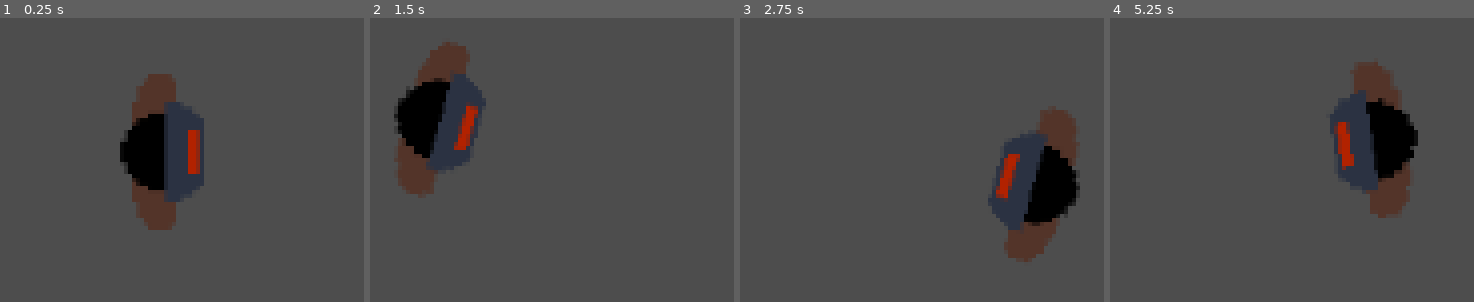
Above: before the commit, frames 1-4 (left to right).
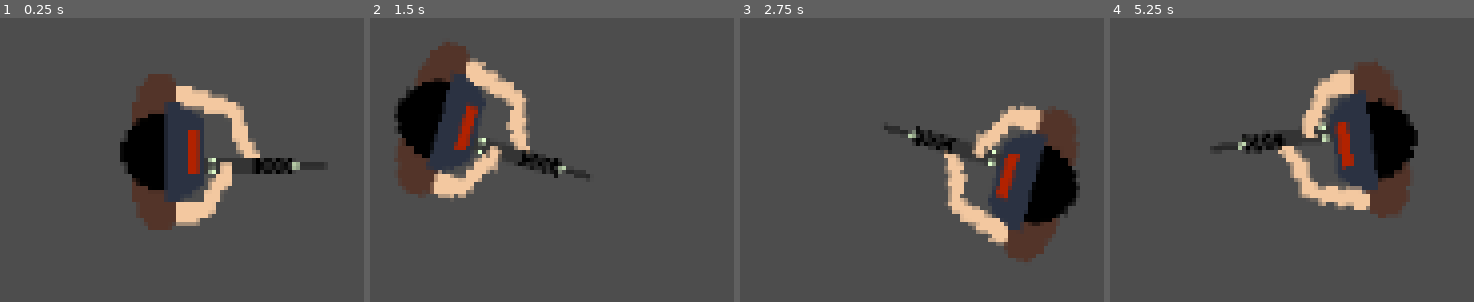
Above: after the commit, the same moments.

Repository: sparkworm/CookieJam
Game: Godot game, scene res://scenes/levels/level.tscn
The game is run twice, just before and just after one commit, with the same random seed, the same clock (stepped at 60 frames per second) and the same inputs. This scene is started directly instead of the project's main scene.
Inputs (mouse positions are in pixels of both pictures, inside the frame that each line leads up to):
- Up to frame 1 (0.25 s): no input
- Up to frame 2 (1.5 s): tap Enter at 0.5 s; move the mouse to (outside the picture) at 0.52 s; hold W (move_up) from 0.53 s (still down); tap Space at 1.25 s; move the mouse to (outside the picture) at 1.27 s
- Up to frame 3 (2.75 s): tap Enter at 2 s; move the mouse to (outside the picture) at 2.02 s; release W (move_up) at 2.03 s; hold A (move_left) from 2.03 s (still down)
- Up to frame 4 (5.25 s): tap Space at 2.75, 4.25 s; move the mouse to (1452, 151) at 2.77 s; tap Enter at 3.5 s; move the mouse to (outside the picture) at 3.52 s; release A (move_left) at 3.53 s; hold S (move_down) 3.53-4.28 s; move the mouse to (outside the picture) at 4.27 s; hold D (move_right) 4.28-5.03 s; move the mouse to (outside the picture) at 5.02 s; hold W (move_up) from 5.03 s (still down)

The runs differ from the first frame. In frame 1, 4.9% of the frame differs, in the area x 48-90%, y 23-74%; in frame 2, 4.8%; in frame 3, 4.8%; in frame 4, 4.9%.

Commit message:
Added basic rifle sprite to game.

Diff:
--- a/scenes/characters/player.tscn
+++ b/scenes/characters/player.tscn
@@ -4,8 +4,10 @@
 [ext_resource type="PackedScene" uid="uid://dqmunjlmebvy8" path="res://scenes/components/velocity_component.tscn" id="2_76oj4"]
 [ext_resource type="Texture2D" uid="uid://bbbta28cgcgqw" path="res://textures/character/body.png" id="3_kqtwu"]
 [ext_resource type="Texture2D" uid="uid://dbseooyx5kmiw" path="res://textures/generic_shapes/circle7.png" id="4_6eyoc"]
+[ext_resource type="Texture2D" uid="uid://04e5h5usm15y" path="res://textures/character/arms_bad.png" id="4_eojnx"]
 [ext_resource type="Texture2D" uid="uid://bshh8olfoq7nd" path="res://textures/character/player_mask.png" id="5_eojnx"]
 [ext_resource type="Texture2D" uid="uid://bwwyrg1w4tipt" path="res://textures/character/visor.png" id="6_qgnko"]
+[ext_resource type="PackedScene" uid="uid://b1nr6m4yn5dmy" path="res://scenes/weapons/rifle.tscn" id="7_6eyoc"]
 
 [sub_resource type="CircleShape2D" id="CircleShape2D_yewv4"]
 radius = 14.142136
@@ -24,9 +26,17 @@
 accel = 750.0
 decel = 400.0
 
+[node name="Rifle" parent="." unique_id=1096367988 instance=ExtResource("7_6eyoc")]
+position = Vector2(8, 3)
+rotation = 1.5707964
+
 [node name="Body" type="Node2D" parent="." unique_id=1423505968]
 position = Vector2(-3, 0)
 rotation = 1.5707964
+
+[node name="Arms" type="Sprite2D" parent="Body" unique_id=83329479]
+self_modulate = Color(0.9529412, 0.78431374, 0.627451, 1)
+texture = ExtResource("4_eojnx")
 
 [node name="Body" type="Sprite2D" parent="Body" unique_id=627173134]
 self_modulate = Color(0.3254902, 0.20392157, 0.16078432, 1)
--- /dev/null
+++ b/scenes/weapons/rifle.tscn
@@ -0,0 +1,30 @@
+[gd_scene format=3 uid="uid://b1nr6m4yn5dmy"]
+
+[ext_resource type="PackedScene" uid="uid://qfspm0e66qq4" path="res://scenes/weapons/weapon.tscn" id="1_6kub0"]
+[ext_resource type="Texture2D" uid="uid://dsggg3dvjf6j5" path="res://textures/weapon/stock.png" id="2_s04ql"]
+[ext_resource type="Texture2D" uid="uid://bs513tqrtc76i" path="res://textures/weapon/barrel.png" id="3_yjk07"]
+[ext_resource type="Texture2D" uid="uid://bfmoaqfn08eb3" path="res://textures/weapon/rifle_body.png" id="4_k631g"]
+[ext_resource type="Texture2D" uid="uid://cgt2xl4w3kghr" path="res://textures/weapon/rifle_grid.png" id="5_qn60d"]
+[ext_resource type="Texture2D" uid="uid://4xjjg1cw0ppe" path="res://textures/weapon/rifle_sights.png" id="6_byoic"]
+
+[node name="Rifle" unique_id=1096367988 instance=ExtResource("1_6kub0")]
+
+[node name="Stock" type="Sprite2D" parent="." index="0" unique_id=2056013150]
+self_modulate = Color(0.15127608, 0.15127608, 0.15127608, 1)
+texture = ExtResource("2_s04ql")
+
+[node name="Barrel" type="Sprite2D" parent="." index="1" unique_id=45906197]
+self_modulate = Color(0.15487596, 0.154876, 0.15487596, 1)
+texture = ExtResource("3_yjk07")
+
+[node name="Body" type="Sprite2D" parent="." index="2" unique_id=366546264]
+self_modulate = Color(0.20511743, 0.20511743, 0.20511743, 1)
+texture = ExtResource("4_k631g")
+
+[node name="Grid" type="Sprite2D" parent="." index="3" unique_id=1322553824]
+self_modulate = Color(0, 0, 0, 1)
+texture = ExtResource("5_qn60d")
+
+[node name="Sights" type="Sprite2D" parent="." index="4" unique_id=1836898827]
+self_modulate = Color(0.88668406, 1, 0.8033046, 1)
+texture = ExtResource("6_byoic")
--- /dev/null
+++ b/scenes/weapons/weapon.gd
@@ -0,0 +1,2 @@
+class_name Weapon
+extends Node2D
--- /dev/null
+++ b/scenes/weapons/weapon.tscn
@@ -0,0 +1,6 @@
+[gd_scene format=3 uid="uid://qfspm0e66qq4"]
+
+[ext_resource type="Script" uid="uid://oivr6eqamodk" path="res://scenes/weapons/weapon.gd" id="1_nqevj"]
+
+[node name="Weapon" type="Node2D" unique_id=1096367988]
+script = ExtResource("1_nqevj")
Not shown, added: scenes/weapons/weapon.gd.uid
Binary file added: textures/character/arms_bad.png
Not shown, added: textures/character/arms_bad.png.import
Binary file added: textures/weapon/barrel.png
Not shown, added: textures/weapon/barrel.png.import
Binary file added: textures/weapon/rifle_body.png
Not shown, added: textures/weapon/rifle_body.png.import
Binary file added: textures/weapon/rifle_grid.png
Not shown, added: textures/weapon/rifle_grid.png.import
Binary file added: textures/weapon/rifle_sights.png
Not shown, added: textures/weapon/rifle_sights.png.import
Binary file added: textures/weapon/stock.png
(and 4 more such lines)
